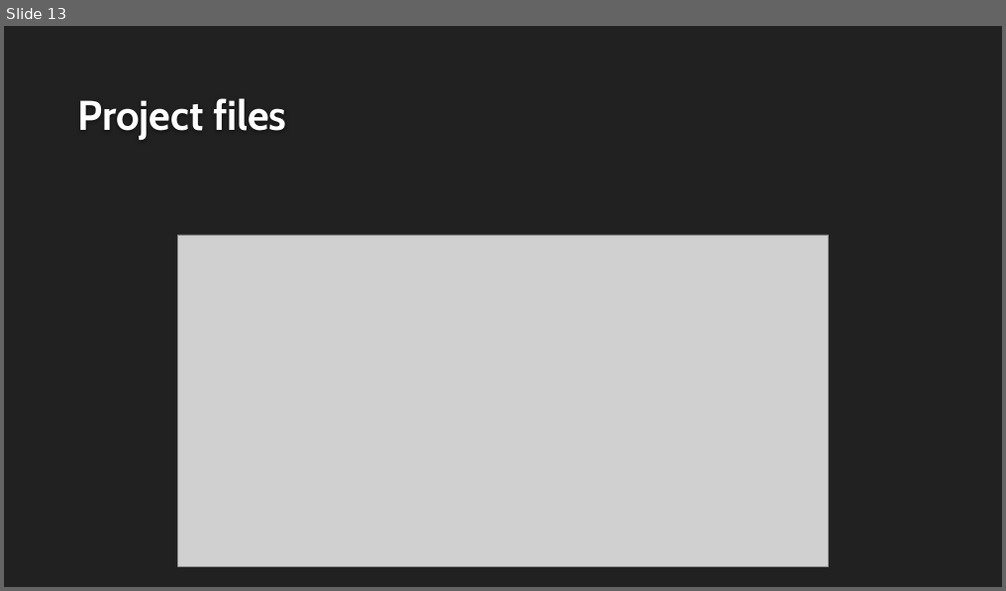
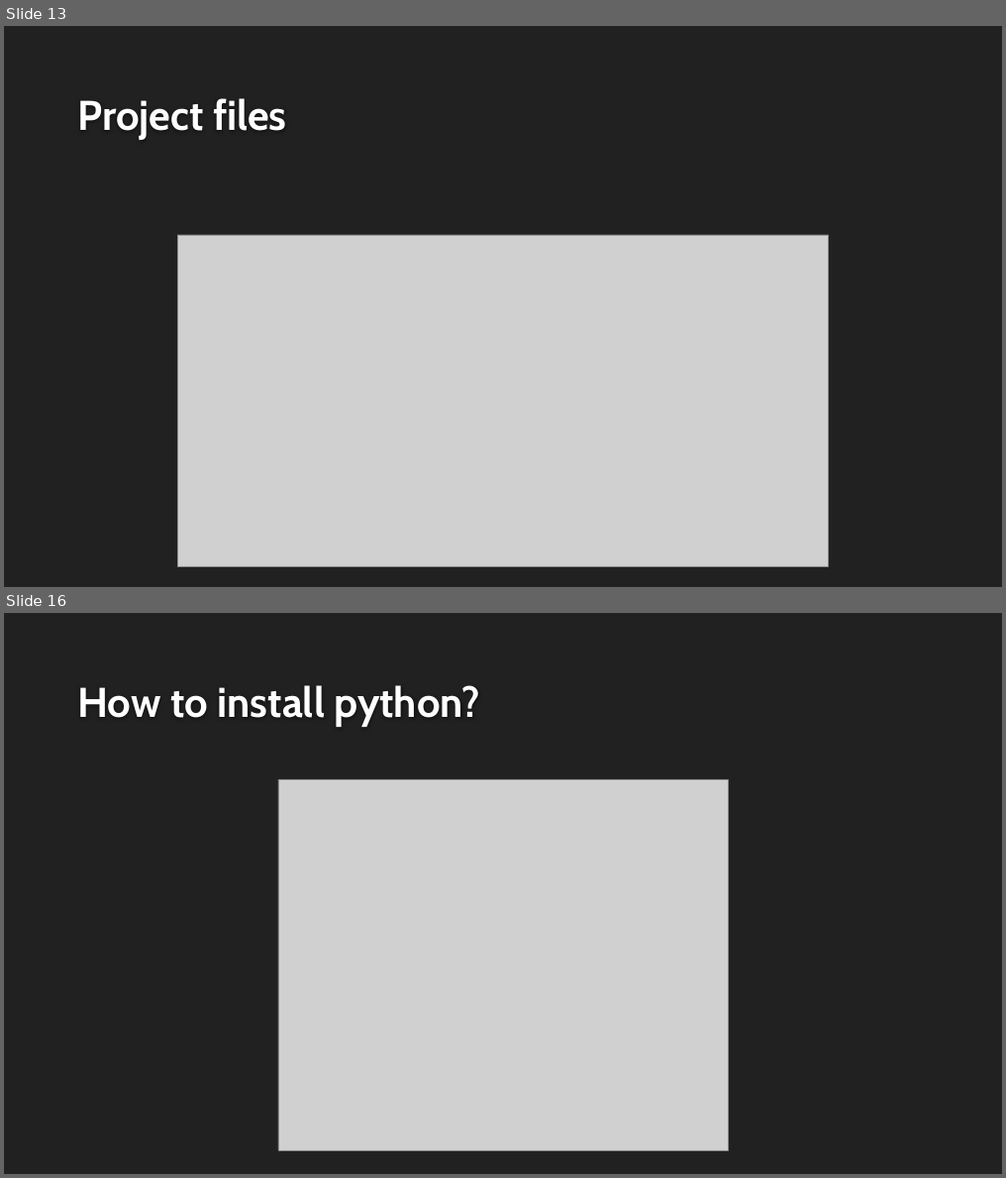
Before and after one commit to mehran-tarif/python-course, a slide deck: Programming from zero to hero.pptx. Shown one above the other, each under a label of ours: slide 13 before the commit, slides 13 and 16 after it; the slides between them are not shown. The pictures are 1006x591 and 1006x1178 pixels, drawn with LibreOffice and Linux fonts; fonts in the diff are those of the drawing; grey boxes stand for pictures; background and template pictures are left out. Boxes give left, top, right and bottom in pixels: in the first picture for what was removed or moved away, otherwise in the second. Text is boxed around its words. In the diff, an @@ line names an element or a change of style, - is before the commit and + after.

```diff
--- a/Programming from zero to hero.pptx
+++ b/Programming from zero to hero.pptx
@@ slide 16 added at box(4, 613, 1002, 1174), background #212121 @@
@@ title added at box(78, 685, 481, 726), 40 pt, text #FEFEFE, bold @@
+How to install python?
@@ picture added at box(278, 780, 727, 1151) @@
```
Also in this commit, not shown: 3 other slides added, 1 other file.
